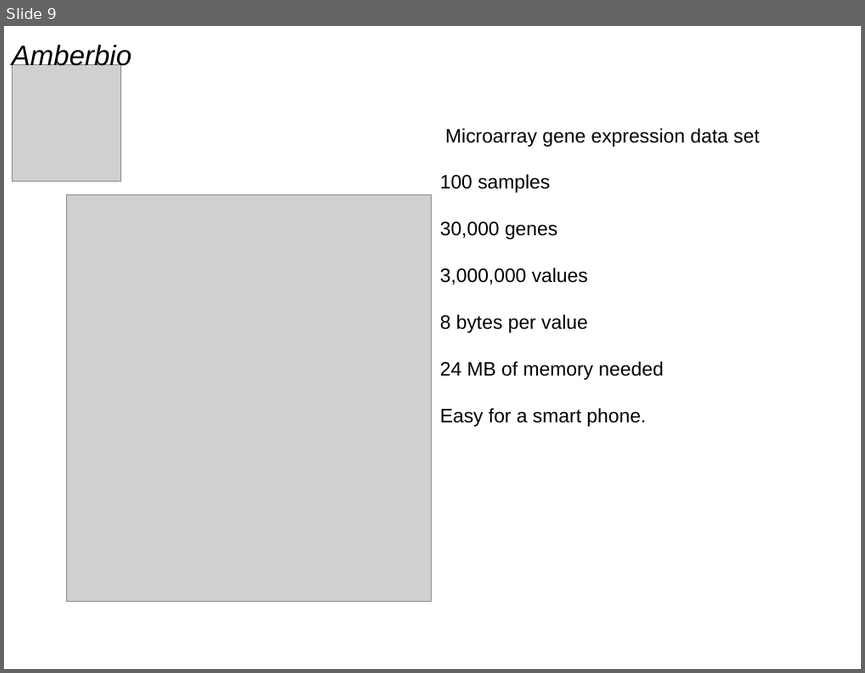
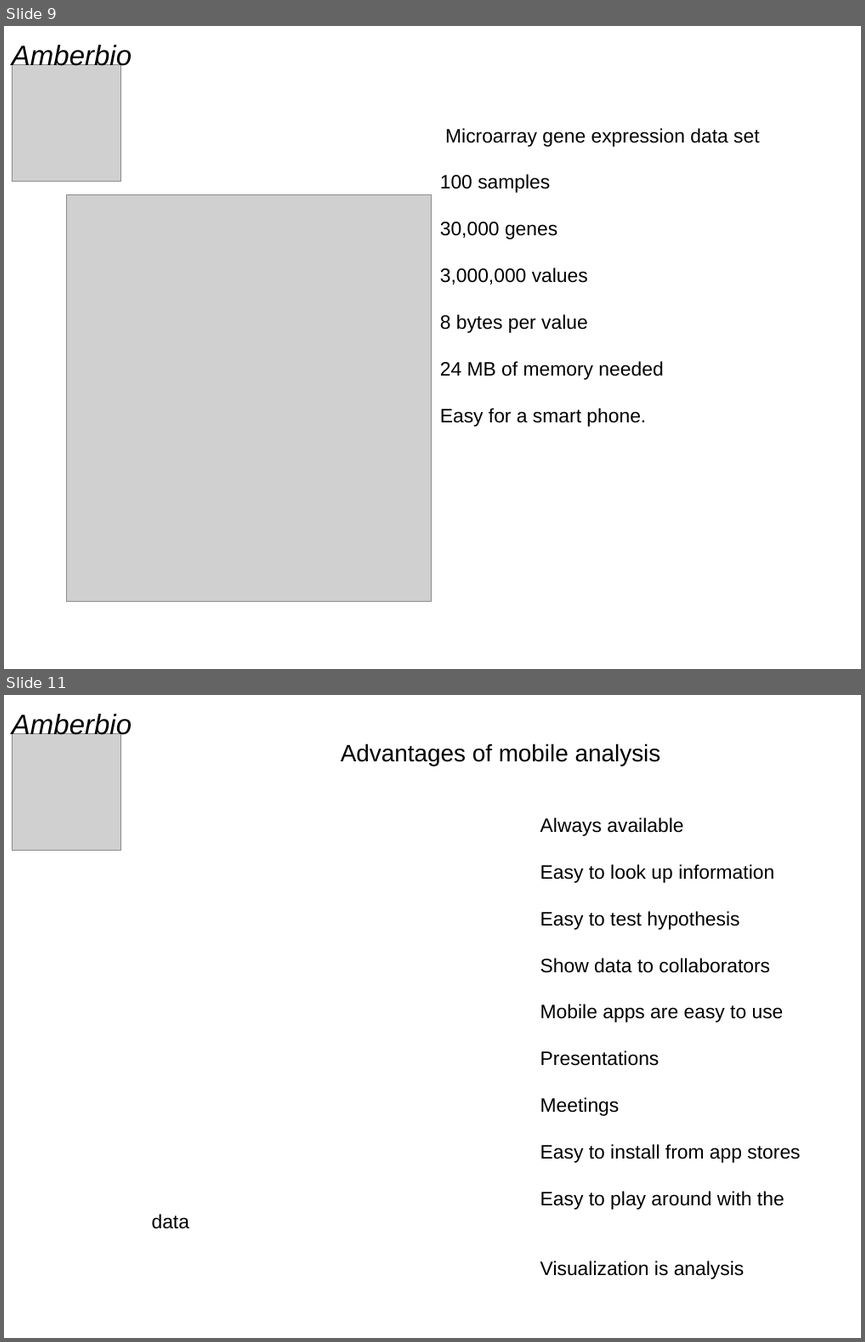
Before and after one commit to morten-krogh/amberbio-www, a slide deck: presentations/BigData.odp. Shown one above the other, each under a label of ours: slide 9 before the commit, slides 9 and 11 after it; the slides between them are not shown. The pictures are 865x673 and 865x1342 pixels, drawn with LibreOffice and Linux fonts; fonts in the diff are those of the drawing; grey boxes stand for pictures. Boxes give left, top, right and bottom in pixels: in the first picture for what was removed or moved away, otherwise in the second. Text is boxed around its words. In the diff, an @@ line names an element or a change of style, - is before the commit and + after.

Commit message:
big data presentation

```diff
--- a/presentations/BigData.odp
+++ b/presentations/BigData.odp
@@ slide 11 added at <box>4,695,861,1338</box>, background #FFFFFF @@
@@ text added at <box>12,714,132,740</box>, 26 pt, text #000000, italic @@
+Amberbio
@@ picture added at <box>12,734,120,851</box> @@
@@ text added at <box>152,743,800,1279</box>, 18 pt, text #000000 @@
+Advantages of mobile analysis
+Always available
+Easy to look up information
+Easy to test hypothesis
+Show data to collaborators
+Mobile apps are easy to use
+Presentations
+Meetings
+Easy to install from app stores
+Easy to play around with the data
+Visualization is analysis
```
Also in this commit, not shown: 2 other slides added.
